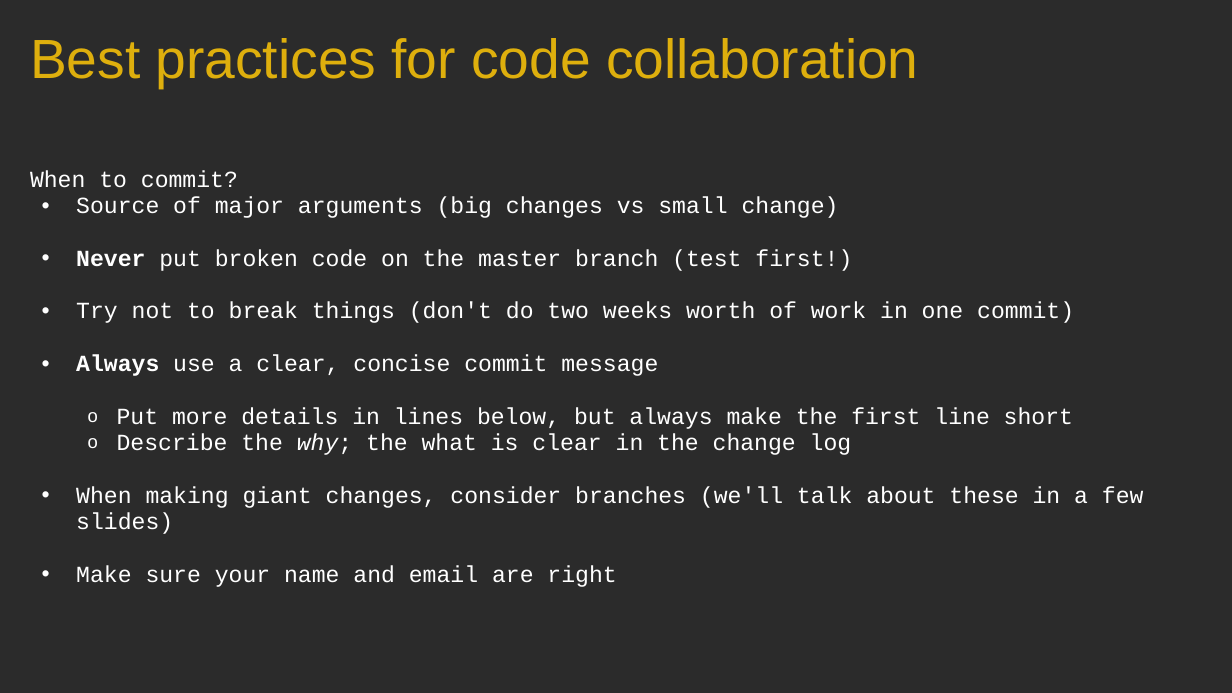
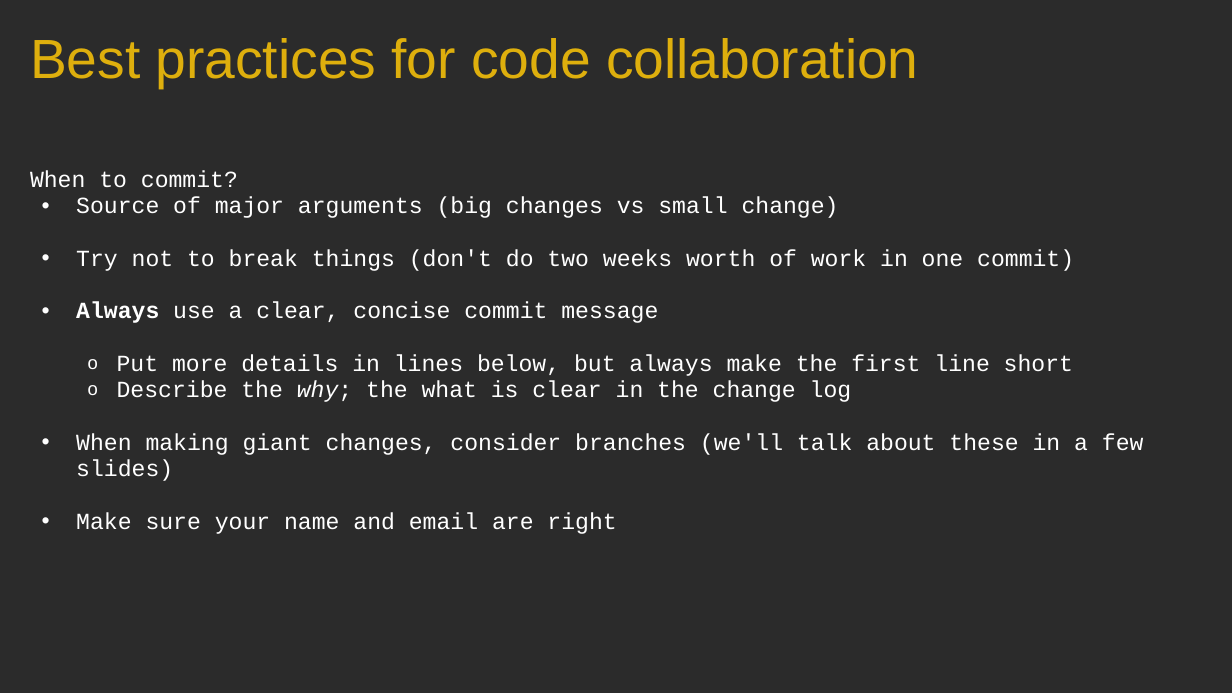
Before and after one commit to Ramprasade10/VersionControlSystem_NSOC, a slide deck: slide 31 of VersionControlSystem.odp (slide 29 before the commit). Drawn at 1232x693 pixels with LibreOffice and Linux fonts; fonts in the diff are those of the drawing; background and template pictures are left out; a plain dark background stands for a picture behind light text. Boxes give left, top, right and bottom in pixels: in the first picture for what was removed or moved away, otherwise in the second. Text is boxed around its words. In the diff, an @@ line names an element or a change of style, - is before the commit and + after.

```diff
--- a/VersionControlSystem.odp
+++ b/VersionControlSystem.odp
@@ text at bbox=[76, 249, 852, 271]: paragraph removed @@
-  • Never put broken code on the master branch (test first!)
```
Also in this commit, not shown: 1 other slide changed, 5 slides added.
